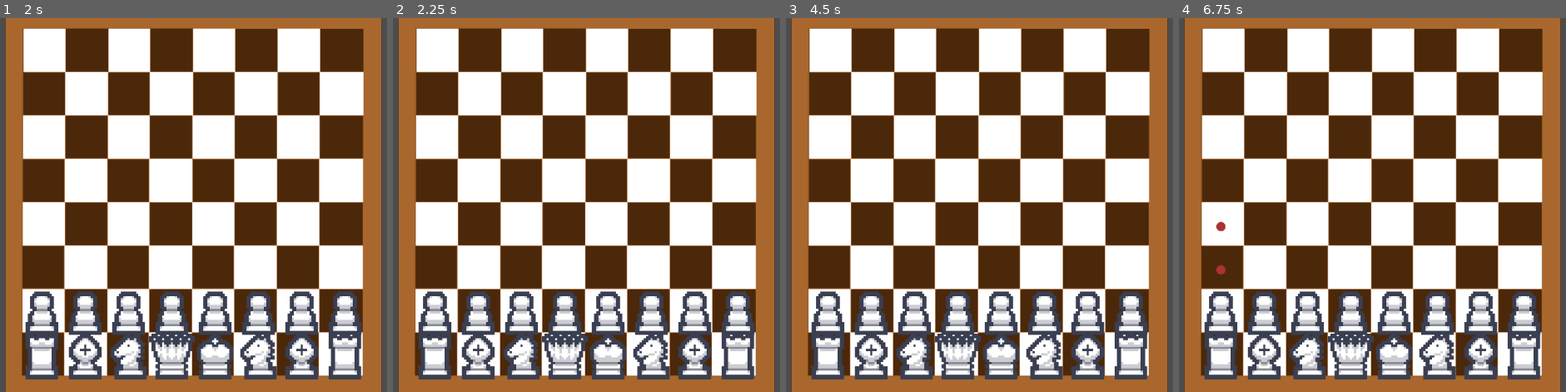
Above: before the commit, frames 1-4 (left to right).
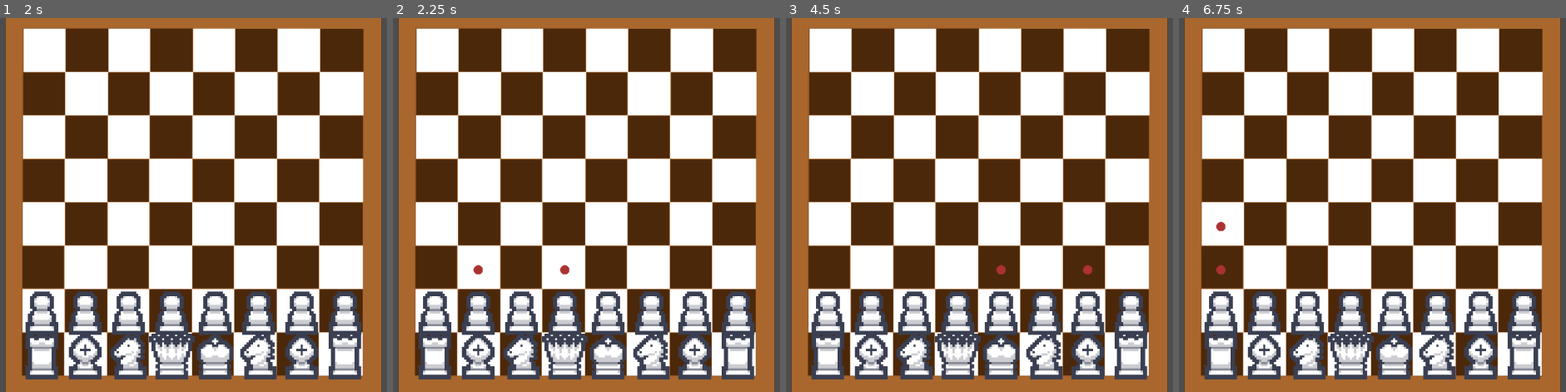
Above: after the commit, the same moments.

Repository: Jacob-Hawksley/Rogue-Pieces
Game: Godot game, scene res://main.tscn
The game is run twice, just before and just after one commit, with the same random seed, the same clock (stepped at 60 frames per second) and the same inputs.
Inputs (mouse positions are in pixels of both pictures, inside the frame that each line leads up to):
- Up to frame 1 (2 s): tap Enter at 0.5 s; move the mouse to (42, 354) at 0.52 s; press the mouse at (42, 354) at 0.53 s; hold Right 0.53-1.28 s; tap Space at 1.25 s; move the mouse to (85, 354) at 1.27 s; release the mouse at (85, 354) at 1.28 s; hold Down from 1.28 s (still down); click (85, 354) at 1.35 s
- Up to frame 2 (2.25 s): tap Enter at 2 s; move the mouse to (520, 354) at 2.02 s; release Down at 2.03 s; press the mouse at (520, 354) at 2.03 s; hold Right from 2.03 s (still down); tap Alt at 2.1 s
- Up to frame 3 (4.5 s): tap Space at 2.75, 4.25 s; move the mouse to (956, 354) at 2.77 s; release Right at 2.78 s; release the mouse at (956, 354) at 2.78 s; hold Up 2.78-3.53 s; tap Shift at 2.85 s; click (956, 354) at 3.05 s; tap Enter at 3.5 s; move the mouse to (998, 354) at 3.52 s; press the mouse at (998, 354) at 3.53 s; hold Left from 3.53 s (still down); move the mouse to (1041, 354) at 4.27 s; release the mouse at (1041, 354) at 4.28 s; click (1041, 354) at 4.35 s
- Up to frame 4 (6.75 s): move the mouse to (1476, 354) at 5.02 s; release Left at 5.03 s; press the mouse at (1476, 354) at 5.03 s; hold Down 5.03-5.78 s; tap Alt at 5.1 s; move the mouse to (1519, 354) at 5.77 s; release the mouse at (1519, 354) at 5.78 s; hold Right 5.78-6.53 s; tap Shift at 5.85 s; click (1519, 354) at 6.05 s; move the mouse to (1221, 309) at 6.52 s; press the mouse at (1221, 309) at 6.53 s; hold Up from 6.53 s (still down)

Frame 1 is identical in both runs. In frame 2, 0.1% of the frame differs, in the area x 20-46%, y 65-69%; in frame 3, 0.1%; in frame 4, nothing differs.

Commit message:
added movement for the knight

Diff:
--- a/knight_w_area.gd
+++ b/knight_w_area.gd
@@ -34,13 +34,61 @@
 
 func checkforspaces(space):
 	Main.spaces = []
-	var newletter = space[0]
-	var newnumber = int(space[1]) + 1
-	if Main.currentboard[newletter+str(newnumber)] == null:
-		Main.spaces.append(newletter+str(newnumber))
-		if int(space[1]) == 2:
-			newnumber += 1
-			if Main.currentboard[newletter+str(newnumber)] == null:
-				Main.spaces.append(newletter+str(newnumber))
+	var newletter = ord(space[0])
+	var newnumber = int(space[1])
+	newletter += 1
+	newnumber += 2
+	if Main.currentboard.has(char(newletter)+str(newnumber)):
+		if Main.currentboard[char(newletter)+str(newnumber)] == null:
+			Main.spaces.append(char(newletter)+str(newnumber))
+	newletter = ord(space[0])
+	newnumber = int(space[1])
+	newletter += 1
+	newnumber += -2
+	if Main.currentboard.has(char(newletter)+str(newnumber)):
+		if Main.currentboard[char(newletter)+str(newnumber)] == null:
+			Main.spaces.append(char(newletter)+str(newnumber))
+	newletter = ord(space[0])
+	newnumber = int(space[1])
+	newletter += -1
+	newnumber += 2
+	if Main.currentboard.has(char(newletter)+str(newnumber)):
+		if Main.currentboard[char(newletter)+str(newnumber)] == null:
+			Main.spaces.append(char(newletter)+str(newnumber))
+	newletter = ord(space[0])
+	newnumber = int(space[1])
+	newletter += -1
+	newnumber += -2
+	if Main.currentboard.has(char(newletter)+str(newnumber)):
+		if Main.currentboard[char(newletter)+str(newnumber)] == null:
+			Main.spaces.append(char(newletter)+str(newnumber))
+	newletter = ord(space[0])
+	newnumber = int(space[1])
+	newletter += 2
+	newnumber += 1
+	if Main.currentboard.has(char(newletter)+str(newnumber)):
+		if Main.currentboard[char(newletter)+str(newnumber)] == null:
+			Main.spaces.append(char(newletter)+str(newnumber))
+	newletter = ord(space[0])
+	newnumber = int(space[1])
+	newletter += 2
+	newnumber += -1
+	if Main.currentboard.has(char(newletter)+str(newnumber)):
+		if Main.currentboard[char(newletter)+str(newnumber)] == null:
+			Main.spaces.append(char(newletter)+str(newnumber))
+	newletter = ord(space[0])
+	newnumber = int(space[1])
+	newletter += -2
+	newnumber += 1
+	if Main.currentboard.has(char(newletter)+str(newnumber)):
+		if Main.currentboard[char(newletter)+str(newnumber)] == null:
+			Main.spaces.append(char(newletter)+str(newnumber))
+	newletter = ord(space[0])
+	newnumber = int(space[1])
+	newletter += -2
+	newnumber += -1
+	if Main.currentboard.has(char(newletter)+str(newnumber)):
+		if Main.currentboard[char(newletter)+str(newnumber)] == null:
+			Main.spaces.append(char(newletter)+str(newnumber))
 
 	return(Main.spaces)
